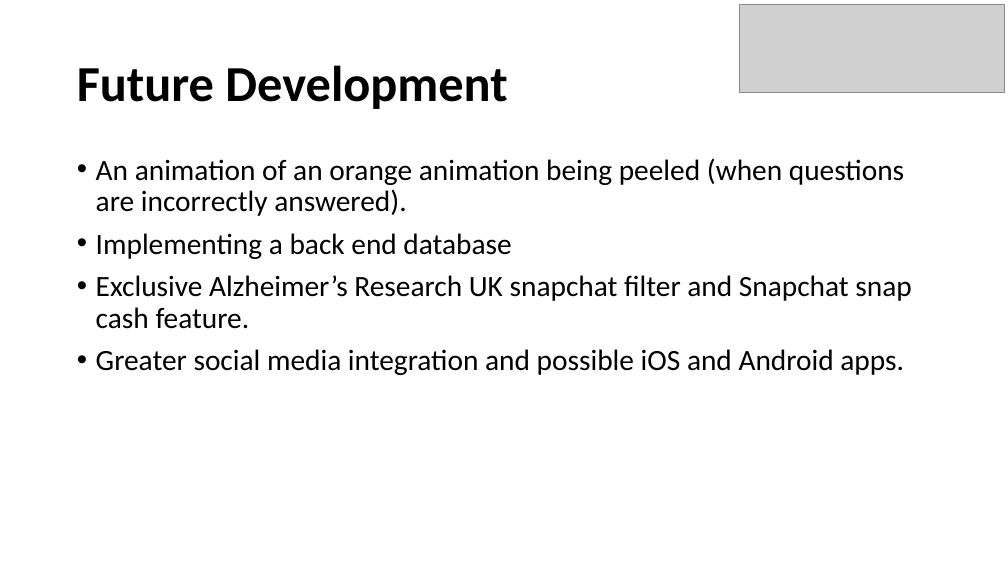
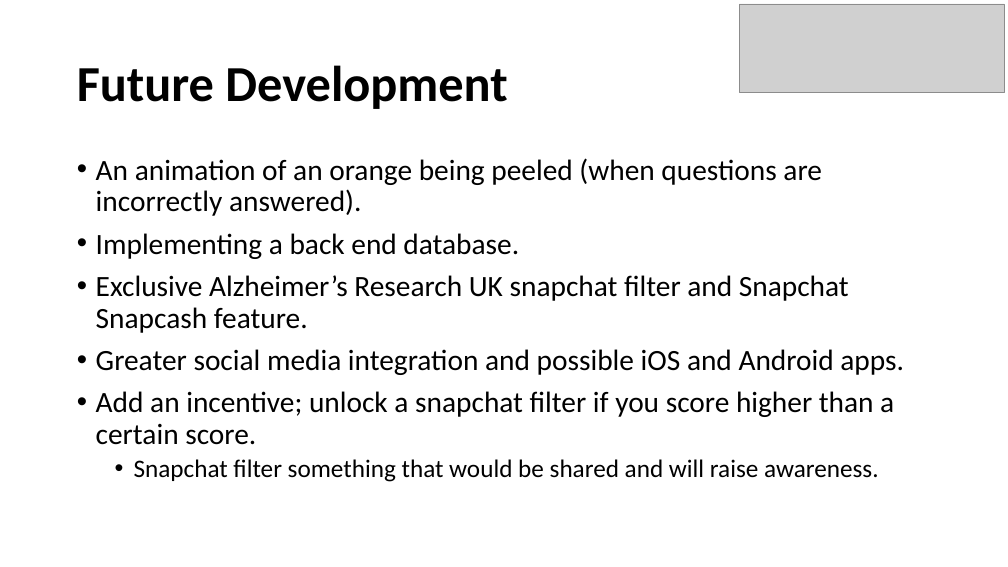
Before and after one commit to Ldn2016/team-11, a slide deck: slide 8 of _presentation/Team 11 Presentation.pptx (slide 9 before the commit). Drawn at 1008x567 pixels with LibreOffice and Linux fonts; fonts in the diff are those of the drawing; grey boxes stand for pictures. Boxes give left, top, right and bottom in pixels: in the first picture for what was removed or moved away, otherwise in the second. Text is boxed around its words. In the diff, an @@ line names an element or a change of style, - is before the commit and + after.

```diff
--- a/_presentation/Team 11 Presentation.pptx
+++ b/_presentation/Team 11 Presentation.pptx
@@ text at box(96, 158, 849, 333): text changed @@
-• An animation of an orange animation being peeled (when questions are incorrectly answered).
-• Implementing a back end database
-• Exclusive Alzheimer’s Research UK snapchat filter and Snapchat snap cash feature.
+• An animation of an orange being peeled (when questions are incorrectly answered).
+• Implementing a back end database.
+• Exclusive Alzheimer’s Research UK snapchat filter and Snapchat Snapcash feature.
@@ text at box(96, 391, 894, 482): paragraphs added @@
+• Add an incentive; unlock a snapchat filter if you score higher than a certain score.
+  • Snapchat filter something that would be shared and will raise awareness.
```
Also in this commit, not shown: 7 other slides changed, 1 slide added, 2 slides removed.
